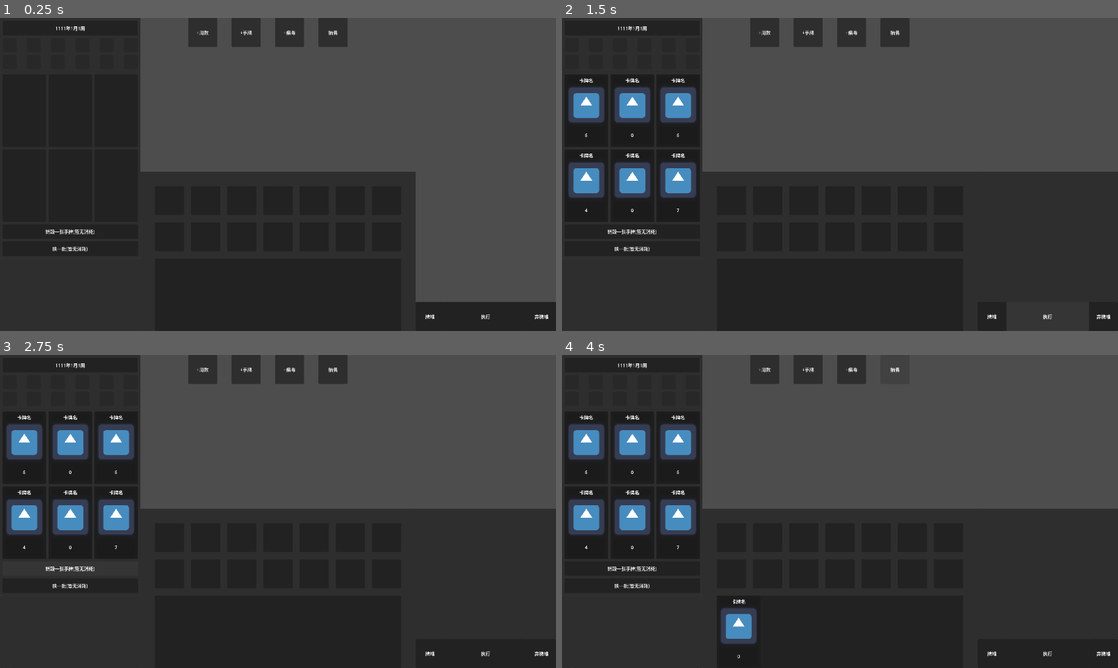
Above: before the commit, frames 1-4 (two rows, left to right).
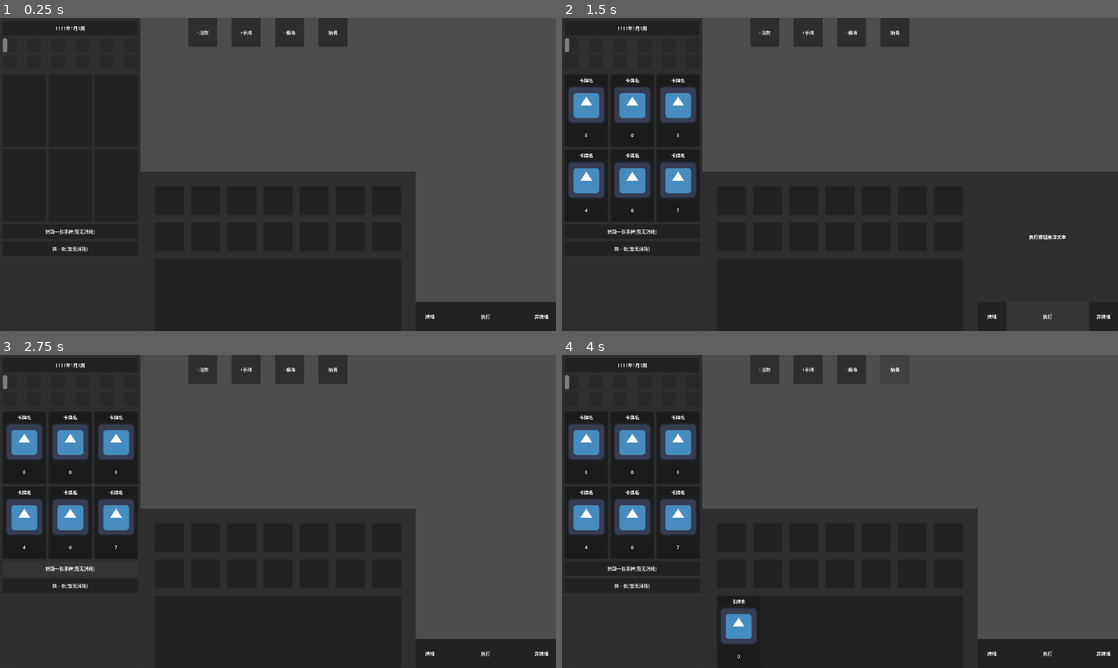
Above: after the commit, the same moments.

Repository: yuyi-yutie/Illness
Game: Godot game, scene res://scenes/play_scene/play_scene.tscn
Same seed, same stepped clock (60 frames per second), same inputs: the game is played once before the commit and once after it. The engine's default icon, where the game draws it, is replaced by a stand-in: a white triangle on a blue panel in a dark square.
Inputs:
- Up to frame 1 (0.25 s): no input
- Up to frame 2 (1.5 s): click "换一批(暂无消耗)" at 0.5 s; click "执行" at 1.25 s
- Up to frame 3 (2.75 s): click "销毁一张手牌(暂无消耗)" at 2 s
- Up to frame 4 (4 s): click "+手牌" at 2.75 s; click "抽牌" at 3.5 s

The runs differ from the first frame. In frame 1, less than 0.1% of the frame differs, in the area x 0-2%, y 6-11%; in frame 2, 0.1%; in frame 3, 11%, in the area x 0-100%, y 6-91%; in frame 4, 11%.

Commit message:
update
加入了悬浮在手牌中时，显示日历跨越时间的功能

Diff:
--- a/illness/globals/calender_glue.gd
+++ b/illness/globals/calender_glue.gd
@@ -9,6 +9,8 @@
 
 var ab_medical_schedule_box_position : Vector2
 var ab_activity_schedule_box_position : Vector2
+
+
 
 var hand_panel : Panel
 
@@ -44,3 +46,38 @@
 			hand_card.position.y = 0
 			hand_card.position.x = current_count * (hand_panel.size.x-card_size.x) / (hand_card_count-1)
 			current_count += 1
+
+var hover_ready_to_queue : Card: #这是将要放入执行队列的牌，要提示它的时间范围
+	set(value):
+		hover_ready_to_queue = value
+		if hover_ready_to_queue == null:
+			schedule_ready_rect_activity.visible = false
+			schedule_ready_rect_medical.visible = false
+			return
+		match hover_ready_to_queue.card_type:
+			Card.CardType.Medical:
+				if hover_ready_to_queue.time + occupy_time_medical > 7:
+					return
+				schedule_ready_rect_medical.visible = true
+
+				schedule_ready_rect_medical.position.x = (gap + grid_size.x) * occupy_time_medical
+
+				schedule_ready_rect_medical.size.x = gap * (hover_ready_to_queue.time - 1) + grid_size.x * hover_ready_to_queue.time
+			Card.CardType.Activity:
+				if hover_ready_to_queue.time + occupy_time_activity > 7:
+					return
+				schedule_ready_rect_activity.visible = true
+
+				schedule_ready_rect_activity.position.x = (gap + grid_size.x) * occupy_time_activity
+
+				schedule_ready_rect_activity.size.x = gap * (hover_ready_to_queue.time - 1) + grid_size.x * hover_ready_to_queue.time
+
+#这个时间后面要在卡牌的执行里加上去
+var occupy_time_medical : int = 0
+var occupy_time_activity : int = 0
+
+var schedule_ready_rect_medical : TextureRect
+var schedule_ready_rect_activity : TextureRect
+
+var gap : int = 25
+var grid_size : Vector2 = Vector2(100,100)
--- a/illness/globals/deck_glue.gd
+++ b/illness/globals/deck_glue.gd
@@ -79,6 +79,7 @@
 
 func end_show() -> void:
 	deck_detail_panel.visible = false
+
 	deck_card_box.custom_minimum_size.y = 0
 	deck_card_box.size.y = 0
 	for deck_card in deck_card_control.get_children():
--- a/illness/globals/small_calender_glue.gd
+++ b/illness/globals/small_calender_glue.gd
@@ -18,7 +18,7 @@
 			month += 1
 			week = 1
 		date_label_text = str(year) + "年" + str(month) + "月" + str(week) + "周"
-		month_progress_array[month-1].value = week * 25
+		month_progress_array[month-1].value = week
 
 var date_label : Label
 var month_progress_array : Array[ProgressBar]
--- a/illness/scenes/play_scene/calender.tscn
+++ b/illness/scenes/play_scene/calender.tscn
@@ -1,10 +1,11 @@
-[gd_scene load_steps=6 format=3 uid="uid://b76r0tvur6ts8"]
+[gd_scene load_steps=7 format=3 uid="uid://b76r0tvur6ts8"]
 
 [ext_resource type="Script" uid="uid://16i04oith8r2" path="res://scripts/play_scene/calender_panel/calender_panel.gd" id="1_swrtb"]
 [ext_resource type="Script" uid="uid://c2fovslvlxy0s" path="res://scripts/play_scene/calender_panel/calender_face.gd" id="2_qgaqk"]
 [ext_resource type="Script" uid="uid://v1171det0k1o" path="res://scripts/play_scene/calender_panel/medical_and_activity_panel.gd" id="3_ysl3n"]
 [ext_resource type="Script" uid="uid://ktlwwglr32gd" path="res://scripts/play_scene/calender_panel/schedule_box.gd" id="4_j5sjl"]
 [ext_resource type="Script" uid="uid://0iwvhwnc5r1p" path="res://scripts/play_scene/calender_panel/hand_panel.gd" id="5_4wyb7"]
+[ext_resource type="Texture2D" uid="uid://b252q7ra1g10t" path="res://assects/box_100x100.png" id="5_vav4e"]
 
 [node name="Calender" type="Control"]
 layout_mode = 3
@@ -98,7 +99,7 @@
 mouse_filter = 2
 script = ExtResource("4_j5sjl")
 
-[node name="ABSceduleBox" type="Control" parent="CalenderPanel/MedicalPanel"]
+[node name="ABSceduleBox" type="Control" parent="CalenderPanel/MedicalPanel" node_paths=PackedStringArray("ready_rect")]
 layout_mode = 1
 anchors_preset = 15
 anchor_right = 1.0
@@ -108,6 +109,15 @@
 mouse_filter = 2
 script = ExtResource("4_j5sjl")
 sb_or_ab = 1
+ready_rect = NodePath("ScheduleReadyMedical")
+
+[node name="ScheduleReadyMedical" type="TextureRect" parent="CalenderPanel/MedicalPanel/ABSceduleBox"]
+visible = false
+layout_mode = 0
+offset_right = 100.0
+offset_bottom = 100.0
+texture = ExtResource("5_vav4e")
+expand_mode = 1
 
 [node name="ActivityPanel" type="Control" parent="CalenderPanel"]
 anchors_preset = 0
@@ -177,7 +187,7 @@
 script = ExtResource("4_j5sjl")
 type = 1
 
-[node name="ABSceduleBox" type="Control" parent="CalenderPanel/ActivityPanel"]
+[node name="ABSceduleBox" type="Control" parent="CalenderPanel/ActivityPanel" node_paths=PackedStringArray("ready_rect")]
 layout_mode = 1
 anchors_preset = 15
 anchor_right = 1.0
@@ -188,6 +198,15 @@
 script = ExtResource("4_j5sjl")
 type = 1
 sb_or_ab = 1
+ready_rect = NodePath("ScheduleReadyActivity")
+
+[node name="ScheduleReadyActivity" type="TextureRect" parent="CalenderPanel/ActivityPanel/ABSceduleBox"]
+visible = false
+layout_mode = 0
+offset_right = 100.0
+offset_bottom = 100.0
+texture = ExtResource("5_vav4e")
+stretch_mode = 1
 
 [node name="HandPanel" type="Panel" parent="CalenderPanel"]
 layout_mode = 1
--- a/illness/scenes/play_scene/end_and_execute.tscn
+++ b/illness/scenes/play_scene/end_and_execute.tscn
@@ -2,7 +2,7 @@
 
 [ext_resource type="Script" uid="uid://crcjg6k01ig5j" path="res://scripts/play_scene/end_and_execute/end_and_execute.gd" id="1_vvrss"]
 
-[node name="EndAndExecute" type="Control" node_paths=PackedStringArray("deck_card_control", "deck_card_box", "deck_detail_panel")]
+[node name="EndAndExecute" type="Control" node_paths=PackedStringArray("deck_card_control", "deck_card_box", "deck_detail_panel", "execute_label")]
 layout_mode = 3
 anchors_preset = 15
 anchor_right = 1.0
@@ -14,6 +14,7 @@
 deck_card_control = NodePath("DeckDetailPanel/DeckScrollerContainer/DeckVBoxContainer/DeckCardControl")
 deck_card_box = NodePath("DeckDetailPanel/DeckScrollerContainer/DeckVBoxContainer")
 deck_detail_panel = NodePath("DeckDetailPanel")
+execute_label = NodePath("DeckDetailPanel/ExecuteLabel")
 
 [node name="EndPanel" type="Panel" parent="."]
 layout_mode = 1
@@ -89,7 +90,6 @@
 text = "执行"
 
 [node name="DeckDetailPanel" type="Panel" parent="."]
-visible = false
 layout_mode = 1
 anchors_preset = 3
 anchor_left = 1.0
@@ -118,6 +118,16 @@
 layout_mode = 2
 mouse_filter = 1
 
+[node name="ExecuteLabel" type="Label" parent="DeckDetailPanel"]
+layout_mode = 1
+anchors_preset = 15
+anchor_right = 1.0
+anchor_bottom = 1.0
+grow_horizontal = 2
+grow_vertical = 2
+horizontal_alignment = 1
+vertical_alignment = 1
+
 [node name="bd" type="Panel" parent="."]
 self_modulate = Color(1, 1, 1, 0)
 layout_mode = 0
@@ -132,6 +142,7 @@
 [connection signal="mouse_entered" from="EndPanel/TrashDeckPanel" to="." method="_on_trash_deck_panel_mouse_entered"]
 [connection signal="mouse_exited" from="EndPanel/TrashDeckPanel" to="." method="_on_trash_deck_panel_mouse_exited"]
 [connection signal="mouse_entered" from="EndPanel/ExecuteButton" to="." method="_on_execute_button_mouse_entered"]
+[connection signal="mouse_exited" from="EndPanel/ExecuteButton" to="." method="_on_execute_button_mouse_exited"]
 [connection signal="mouse_entered" from="DeckDetailPanel" to="." method="_on_deck_detail_panel_mouse_entered"]
 [connection signal="mouse_exited" from="DeckDetailPanel" to="." method="_on_deck_detail_panel_mouse_exited"]
 [connection signal="mouse_entered" from="bd" to="." method="_on_bd_mouse_entered"]
--- a/illness/scenes/play_scene/small_calender.tscn
+++ b/illness/scenes/play_scene/small_calender.tscn
@@ -47,6 +47,7 @@
 offset_right = 58.0
 offset_bottom = -68.0
 grow_vertical = 0
+max_value = 4.0
 show_percentage = false
 
 [node name="MonthProgress2" type="ProgressBar" parent="SmallCalenderPanel"]
@@ -59,6 +60,7 @@
 offset_right = 141.0
 offset_bottom = -68.0
 grow_vertical = 0
+max_value = 4.0
 show_percentage = false
 
 [node name="MonthProgress3" type="ProgressBar" parent="SmallCalenderPanel"]
@@ -71,6 +73,7 @@
 offset_right = 224.0
 offset_bottom = -68.0
 grow_vertical = 0
+max_value = 4.0
 show_percentage = false
 
 [node name="MonthProgress4" type="ProgressBar" parent="SmallCalenderPanel"]
@@ -83,6 +86,7 @@
 offset_right = 309.0
 offset_bottom = -68.0
 grow_vertical = 0
+max_value = 4.0
 show_percentage = false
 
 [node name="MonthProgress5" type="ProgressBar" parent="SmallCalenderPanel"]
@@ -95,6 +99,7 @@
 offset_right = 392.0
 offset_bottom = -68.0
 grow_vertical = 0
+max_value = 4.0
 show_percentage = false
 
 [node name="MonthProgress6" type="ProgressBar" parent="SmallCalenderPanel"]
@@ -107,6 +112,7 @@
 offset_right = 475.0
 offset_bottom = -68.0
 grow_vertical = 0
+max_value = 4.0
 show_percentage = false
 
 [node name="MonthProgress7" type="ProgressBar" parent="SmallCalenderPanel"]
@@ -119,6 +125,7 @@
 offset_right = 58.0
 offset_bottom = -10.0
 grow_vertical = 0
+max_value = 4.0
 show_percentage = false
 
 [node name="MonthProgress8" type="ProgressBar" parent="SmallCalenderPanel"]
@@ -131,6 +138,7 @@
 offset_right = 141.0
 offset_bottom = -10.0
 grow_vertical = 0
+max_value = 4.0
 show_percentage = false
 
 [node name="MonthProgress9" type="ProgressBar" parent="SmallCalenderPanel"]
@@ -143,6 +151,7 @@
 offset_right = 224.0
 offset_bottom = -10.0
 grow_vertical = 0
+max_value = 4.0
 show_percentage = false
 
 [node name="MonthProgress10" type="ProgressBar" parent="SmallCalenderPanel"]
@@ -155,6 +164,7 @@
 offset_right = 309.0
 offset_bottom = -10.0
 grow_vertical = 0
+max_value = 4.0
 show_percentage = false
 
 [node name="MonthProgress11" type="ProgressBar" parent="SmallCalenderPanel"]
@@ -167,6 +177,7 @@
 offset_right = 392.0
 offset_bottom = -10.0
 grow_vertical = 0
+max_value = 4.0
 show_percentage = false
 
 [node name="MonthProgress12" type="ProgressBar" parent="SmallCalenderPanel"]
@@ -179,4 +190,5 @@
 offset_right = 475.0
 offset_bottom = -10.0
 grow_vertical = 0
+max_value = 4.0
 show_percentage = false
--- a/illness/scripts/card/card.gd
+++ b/illness/scripts/card/card.gd
@@ -51,10 +51,15 @@
 #region 鼠标检测
 func _on_mouse_entered() -> void:
 	CardGlue.current_hover_card = self
+	if parent is HandPanel:
+		CalenderGlue.hover_ready_to_queue = self
 
 func _on_mouse_exited() -> void:
 	if CardGlue.current_hover_card == self:
 		CardGlue.current_hover_card = null
+	if parent is HandPanel:
+		if CalenderGlue.hover_ready_to_queue == self:
+			CalenderGlue.hover_ready_to_queue = null
 #endregion
 
 
--- a/illness/scripts/play_scene/calender_panel/schedule_box.gd
+++ b/illness/scripts/play_scene/calender_panel/schedule_box.gd
@@ -14,6 +14,7 @@
 
 @export var type : MedicalOrActivity
 @export var sb_or_ab : SBOrAB
+@export var ready_rect : TextureRect
 
 var parent : MedicalAndActivityPanel
 
@@ -41,5 +42,9 @@
 	match type:
 		MedicalOrActivity.Medical:
 			CalenderGlue.ab_medical_schedule_box_position = self.global_position
+			CalenderGlue.schedule_ready_rect_medical = ready_rect
+			ready_rect.visible = false
 		MedicalOrActivity.Activity:
 			CalenderGlue.ab_activity_schedule_box_position = self.global_position
+			CalenderGlue.schedule_ready_rect_activity = ready_rect
+			ready_rect.visible = false
--- a/illness/scripts/play_scene/end_and_execute/end_and_execute.gd
+++ b/illness/scripts/play_scene/end_and_execute/end_and_execute.gd
@@ -11,10 +11,12 @@
 	DeckGlue.deck_card_control = deck_card_control
 	DeckGlue.deck_card_box = deck_card_box
 	DeckGlue.deck_detail_panel = deck_detail_panel
+	deck_detail_panel.visible = false
 
 @export var deck_card_control : Control
 @export var deck_card_box : VBoxContainer
 @export var deck_detail_panel : Panel
+@export var execute_label : Label
 
 var mouse_in_deck : bool = false:
 	set(value):
@@ -68,8 +70,15 @@
 
 func _on_execute_button_mouse_entered() -> void:
 	check_if_end_show()
+	execute_label.text = "执行按钮悬浮文本"
 	deck_detail_panel.visible = true
 
 #鼠标水平向左离开牌堆时，不会触发检查结束，于是有这个补丁
 func _on_bd_mouse_entered() -> void:
 	check_if_end_show()
+
+
+func _on_execute_button_mouse_exited() -> void:
+	execute_label.text = ""
+	check_if_end_show()
+	deck_detail_panel.visible = false
--- a/illness/scripts/play_scene/small_calender/small_calender.gd
+++ b/illness/scripts/play_scene/small_calender/small_calender.gd
@@ -12,9 +12,10 @@
 	SmallCalenderGlue.month_progress_array = month_progress_array
 
 	#测试
+	SmallCalenderGlue.year = SmallCalenderGlue.year
+	SmallCalenderGlue.month = SmallCalenderGlue.month
 	SmallCalenderGlue.week = SmallCalenderGlue.week
-	SmallCalenderGlue.month = SmallCalenderGlue.month
-	SmallCalenderGlue.year = SmallCalenderGlue.year
+
 
 @export var date_label : Label
 @export var month_progress_array : Array[ProgressBar]
Binary file added: illness/assects/box_100x100.png
Not shown, added: illness/assects/box_100x100.png.import
